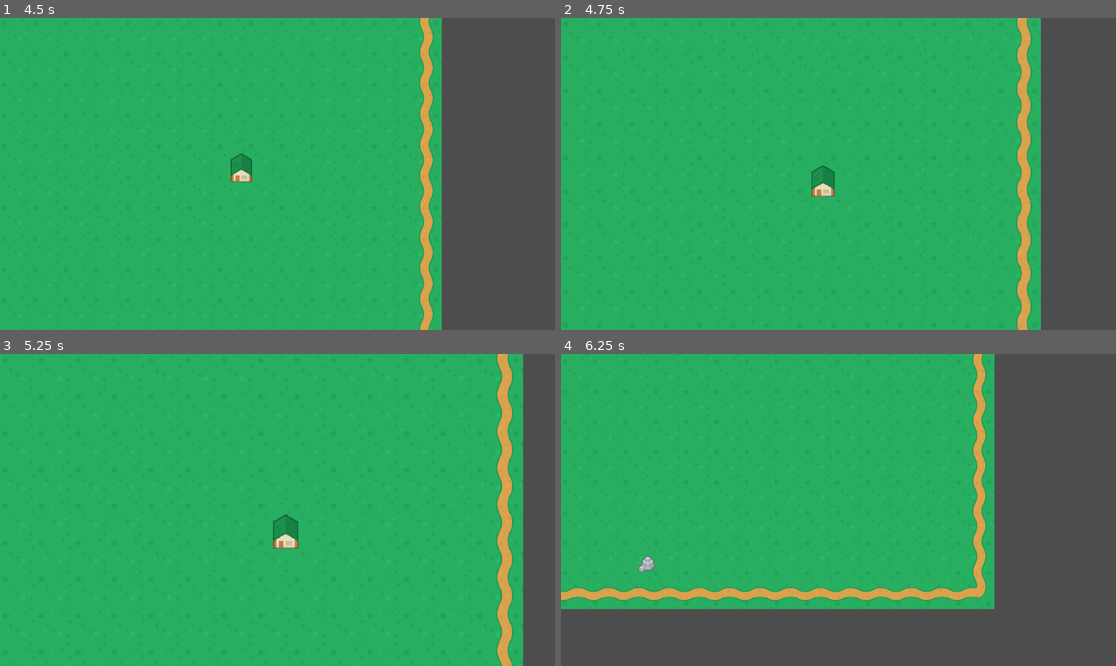
Above: before the commit, frames 1-4 (two rows, left to right).
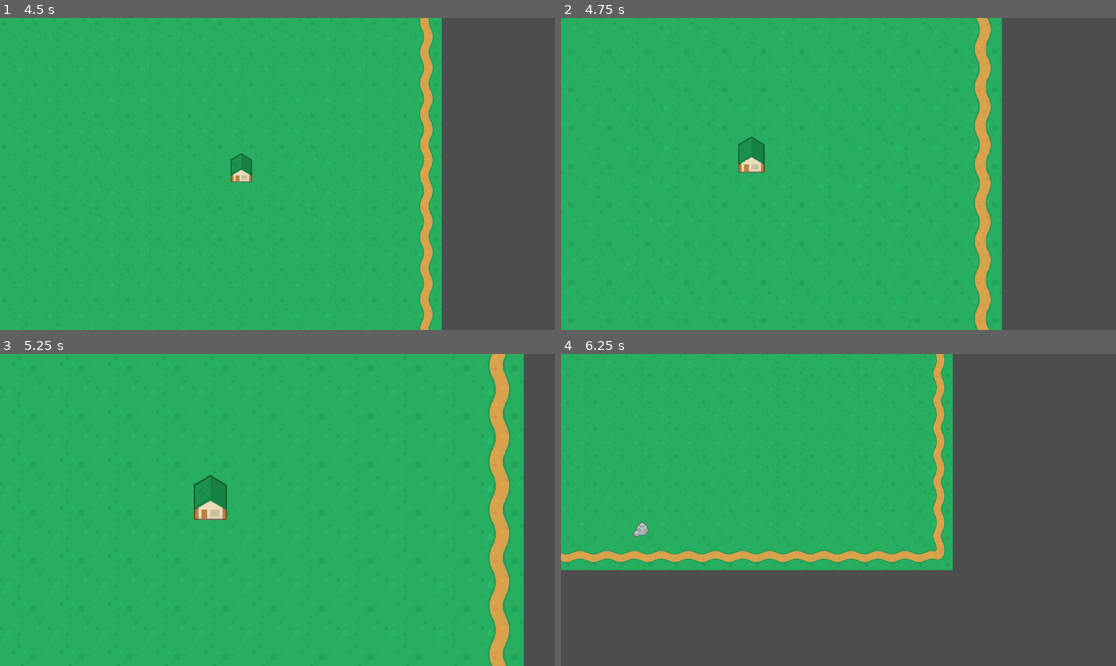
Above: after the commit, the same moments.

Repository: ApostolisSiampanis/intelligent-agents
Game: Godot game, scene res://scenes/input_screen.tscn
Same seed, same stepped clock (60 frames per second), same inputs: the game is played once before the commit and once after it.
Inputs (mouse positions are in pixels of both pictures, inside the frame that each line leads up to):
- Up to frame 1 (4.5 s): click "Start" at 0.5 s; tap Enter at 1.25, 4.25 s; move the mouse to (399, 158) at 1.27 s; hold S (camera_move_down) 1.28-2.03 s; tap A (camera_move_left) at 1.55, 2.1 s; move the mouse to (166, 189) at 2.02 s; tap D (camera_move_right) at 2.3 s; tap Space at 2.75 s; move the mouse to (333, 105) at 2.77 s; hold D (camera_move_right) 2.78-3.53 s; tap W (camera_move_up) at 3.05, 3.6 s; move the mouse to (249, 236) at 3.52 s; tap Middle mouse button (camera_pan) at 3.8, 4.35 s; move the mouse to (444, 220) at 4.27 s
- Up to frame 2 (4.75 s): tap Mouse wheel up (camera_zoom_in) at 4.55 s
- Up to frame 3 (5.25 s): move the mouse to (111, 463) at 5.02 s; tap Mouse wheel up (camera_zoom_in) at 5.1 s
- Up to frame 4 (6.25 s): tap Mouse wheel down (camera_zoom_out) at 5.3, 5.85 s; move the mouse to (866, 510) at 5.77 s; hold S (camera_move_down) from 5.78 s (still down)

Frame 1 is identical in both runs. In frame 2, 10% of the frame differs, in the area x 31-87%, y 0-100%; in frame 3, 3.6%; in frame 4, 18%, in the area x 0-79%, y 0-82%.

Commit message:
Update camera_movement.gd
- Rename variables and methods naming convention from Camel case to snake case.
- Update zooming effect, it centered on the cursor's location.

Diff:
--- a/scripts/camera_movement.gd
+++ b/scripts/camera_movement.gd
@@ -1,61 +1,68 @@
 extends Camera2D
+
 
 @onready var tile_map = $"../TileMap"
 
+@export var zoom_speed: float = 10
 
-@export var zoomSpeed : float = 10;
-
-var zoomTarget :Vector2
-
-var dragStartMousePos = Vector2.ZERO
-var dragStartCameraPos = Vector2.ZERO
-var isDragging : bool = false
+var zoom_target: Vector2
+var drag_start_mouse_pos := Vector2.ZERO
+var drag_start_camera_pos := Vector2.ZERO
+var is_dragging := false
 
 func _ready():
-	zoomTarget = zoom
-
+	zoom_target = zoom
 
 func _process(delta):
-	Zoom(delta)
-	SimplePan(delta)
-	ClickAndDrag()
+	zoom_camera(delta)
+	simple_pan(delta)
+	click_and_drag()
 
-func Zoom(delta):
+func zoom_camera(delta):
 	if Input.is_action_just_pressed("camera_zoom_in"):
-		zoomTarget *= 1.1
+		zoom_camera_to_cursor(0.025)
 
 	if Input.is_action_just_pressed("camera_zoom_out"):
-		zoomTarget *= 0.9
+		zoom_camera_to_cursor(-0.025)
 
-	zoom = zoom.slerp(zoomTarget, zoomSpeed * delta)
-
-
-func SimplePan(delta):
-	var moveAmount = Vector2.ZERO
+func simple_pan(delta):
+	var move_amount := Vector2.ZERO
 	if Input.is_action_pressed("camera_move_right"):
-		moveAmount.x += 1
+		move_amount.x += 1
 
 	if Input.is_action_pressed("camera_move_left"):
-		moveAmount.x -= 1
+		move_amount.x -= 1
 
 	if Input.is_action_pressed("camera_move_up"):
-		moveAmount.y -= 1
+		move_amount.y -= 1
 
 	if Input.is_action_pressed("camera_move_down"):
-		moveAmount.y += 1
+		move_amount.y += 1
 
-	moveAmount = moveAmount.normalized()
-	position += moveAmount * delta * 1000 * (1/zoom.x)
+	move_amount = move_amount.normalized()
+	position += move_amount * delta * 1000 * (1/zoom.x)
 
-func ClickAndDrag():
-	if !isDragging and Input.is_action_just_pressed("camera_pan"):
-		dragStartMousePos = get_viewport().get_mouse_position()
-		dragStartCameraPos = position
-		isDragging = true
+func click_and_drag():
+	if !is_dragging and Input.is_action_just_pressed("camera_pan"):
+		drag_start_mouse_pos = get_viewport().get_mouse_position()
+		drag_start_camera_pos = position
+		is_dragging = true
 
-	if isDragging and Input.is_action_just_released("camera_pan"):
-		isDragging = false
+	if is_dragging and Input.is_action_just_released("camera_pan"):
+		is_dragging = false
 
-	if isDragging:
-		var moveVector = get_viewport().get_mouse_position() - dragStartMousePos
-		position = dragStartCameraPos - moveVector * 1/zoom.x
+	if is_dragging:
+		var move_vector: Vector2 = get_viewport().get_mouse_position() - drag_start_mouse_pos
+		position = drag_start_camera_pos - move_vector * 1/zoom.x
+
+func zoom_camera_to_cursor(direction: float) -> void:
+	"""
+		This function adjusts the camera's zoom level and position
+		to create a zooming effect centered on the cursor's location.
+	"""
+	var previous_mouse_position: Vector2 = get_local_mouse_position()
+
+	zoom += zoom * zoom_speed * direction
+
+	var diff: Vector2 = previous_mouse_position - get_local_mouse_position()
+	offset += diff
